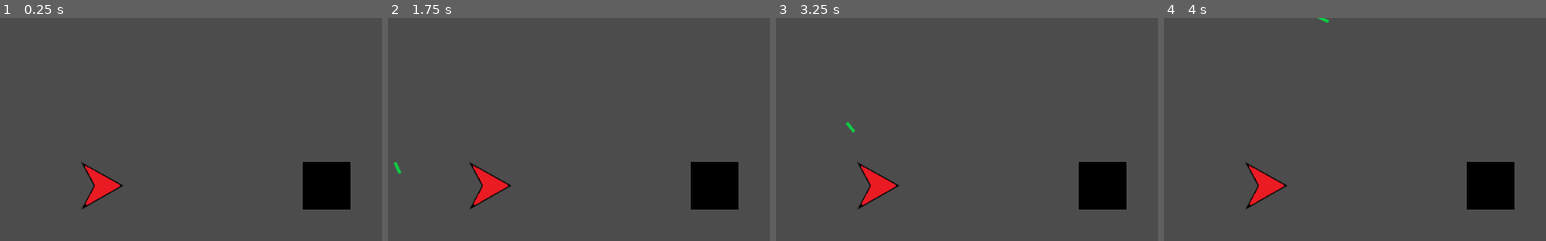
Above: before the commit, frames 1-4 (left to right).
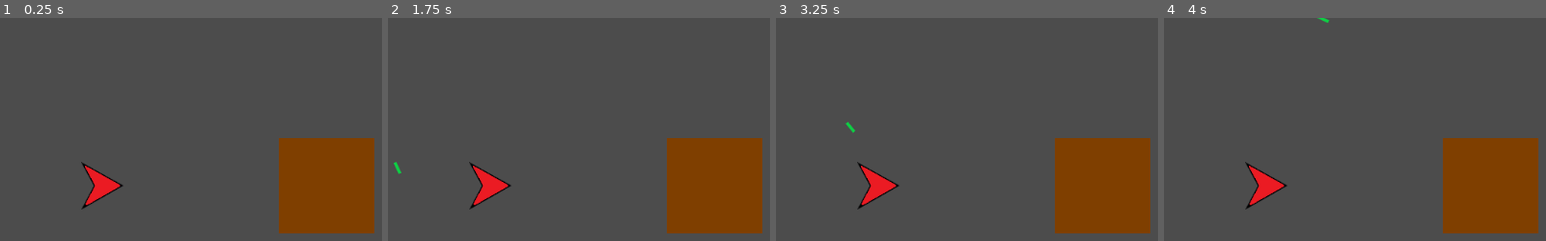
Above: after the commit, the same moments.

Repository: afkpuezo/blinkshooter
Game: Godot game, scene res://demo/demo.tscn
Same seed, same stepped clock (60 frames per second), same inputs: the game is played once before the commit and once after it. The project has no main scene, so this scene is started directly.
Inputs (mouse positions are % of the whole screen's width and height, from its top left):
- Up to frame 1 (0.25 s): no input
- Up to frame 2 (1.75 s): tap Enter at 0.5 s; move the mouse to (72, 45) at 0.52 s; click (72, 45) at 0.6 s; tap Space at 1.25 s; move the mouse to (30, 55) at 1.27 s; click (30, 55) at 1.35 s
- Up to frame 3 (3.25 s): tap Enter at 2 s; move the mouse to (60, 28) at 2.02 s; click (60, 28) at 2.1 s; move the mouse to (45, 70) at 2.77 s; click (45, 70) at 2.85 s
- Up to frame 4 (4 s): tap Space at 3.5 s; move the mouse to (80, 65) at 3.52 s; click (80, 65) at 3.6 s
The pictures show only the part of the screen within x 35-85%, y 46-96%; the shares and areas given below are measured in that part.

The runs differ from the first frame. In frame 1, 11% of the frame differs, in the area x 73-98%, y 53-97%; in frame 2, 11%; in frame 3, 11%; in frame 4, 11%.

Commit message:
removing debug comments

Diff:
--- a/demo/demo.tscn
+++ b/demo/demo.tscn
@@ -49,5 +49,6 @@
 
 [node name="Wall" parent="." instance=ExtResource( 10 )]
 position = Vector2( 800, 500 )
+scale = Vector2( 2, 2 )
 
 [editable path="Player"]
--- a/movement_stats/movement_stats.gd
+++ b/movement_stats/movement_stats.gd
@@ -44,4 +44,5 @@
 
 
 func _ready() -> void:
-	print("DEBUG: acceleration, max_speed: %d, %d" % [ACCELERATION, MAX_SPEED])
+	#print("DEBUG: acceleration, max_speed: %d, %d" % [ACCELERATION, MAX_SPEED])
+	pass
--- a/project.godot
+++ b/project.godot
@@ -64,7 +64,7 @@
 "language": "GDScript",
 "path": "res://hit_boxes/hurt_box.gd"
 }, {
-"base": "Node",
+"base": "Mover",
 "class": "InputMover",
 "language": "GDScript",
 "path": "res://unit/player/input_mover.gd"
@@ -92,7 +92,7 @@
 "base": "KinematicBody2D",
 "class": "Reticle",
 "language": "GDScript",
-"path": "res://unit/player/reticle/reticle.gd"
+"path": "res://ui/reticle/reticle.gd"
 }, {
 "base": "Node2D",
 "class": "Spawner",
@@ -170,7 +170,7 @@
 [autoload]
 
 GameEvents="*res://game_events/game_events.tscn"
-TargetReticle="*res://unit/player/reticle/reticle.tscn"
+TargetReticle="*res://ui/reticle/reticle.tscn"
 GameSpawner="*res://spawner/spawner.gd"
 
 [global]
--- a/terrain/wall/wall.tscn
+++ b/terrain/wall/wall.tscn
@@ -7,6 +7,7 @@
 extents = Vector2( 32, 32 )
 
 [node name="Wall" type="StaticBody2D"]
+z_index = -1
 collision_mask = 0
 script = ExtResource( 2 )
 
--- a/unit/player/reticle/reticle.tscn
+++ b/ui/reticle/reticle.tscn
@@ -1,12 +1,12 @@
 [gd_scene load_steps=9 format=2]
 
-[ext_resource path="res://unit/player/reticle/reticle.gd" type="Script" id=1]
-[ext_resource path="res://unit/player/reticle/mouse.gd" type="Script" id=2]
-[ext_resource path="res://unit/player/reticle/controller.gd" type="Script" id=3]
-[ext_resource path="res://unit/player/reticle/disabled.gd" type="Script" id=4]
-[ext_resource path="res://unit/player/input_mover.gd" type="Script" id=5]
-[ext_resource path="res://unit/player/reticle/reticle.png" type="Texture" id=6]
-[ext_resource path="res://state_machine/state_machine.gd" type="Script" id=7]
+[ext_resource path="res://ui/reticle/reticle.gd" type="Script" id=1]
+[ext_resource path="res://ui/reticle/mouse.gd" type="Script" id=2]
+[ext_resource path="res://state_machine/state_machine.gd" type="Script" id=3]
+[ext_resource path="res://ui/reticle/controller.gd" type="Script" id=4]
+[ext_resource path="res://ui/reticle/reticle.png" type="Texture" id=5]
+[ext_resource path="res://ui/reticle/disabled.gd" type="Script" id=6]
+[ext_resource path="res://unit/player/input_mover.gd" type="Script" id=7]
 [ext_resource path="res://movement_stats/movement_stats.gd" type="Script" id=8]
 
 [node name="Reticle" type="KinematicBody2D"]
@@ -14,7 +14,7 @@
 
 [node name="Sprite" type="Sprite" parent="."]
 visible = false
-texture = ExtResource( 6 )
+texture = ExtResource( 5 )
 
 [node name="VisNodes" type="Node2D" parent="."]
 
@@ -31,21 +31,21 @@
 rect = Rect2( -2, -2, 4, 4 )
 
 [node name="StateMachine" type="Node" parent="."]
-script = ExtResource( 7 )
+script = ExtResource( 3 )
 initial_state = NodePath("Mouse")
 
 [node name="Mouse" type="Node" parent="StateMachine"]
 script = ExtResource( 2 )
 
 [node name="Controller" type="Node" parent="StateMachine"]
-script = ExtResource( 3 )
+script = ExtResource( 4 )
 
 [node name="InputMover" type="Node" parent="StateMachine/Controller"]
-script = ExtResource( 5 )
+script = ExtResource( 7 )
 input_axis = "ui_reticle"
 
 [node name="Disabled" type="Node" parent="StateMachine"]
-script = ExtResource( 4 )
+script = ExtResource( 6 )
 
 [node name="MovementStats" type="Node" parent="."]
 script = ExtResource( 8 )
--- a/unit/enemy/enemy.gd
+++ b/unit/enemy/enemy.gd
@@ -15,5 +15,5 @@
 
 ## the fact that I have to extend this makes me think I'm doing something wrong
 func take_damage(amount, source) -> void:
-	print("DEBUG: enemy taking damage: %d" % amount)
+	#print("DEBUG: enemy taking damage: %d" % amount)
 	.take_damage(amount, source)
--- a/unit/player/input_mover.gd
+++ b/unit/player/input_mover.gd
@@ -1,4 +1,4 @@
-extends Node
+extends Mover
 class_name InputMover
 ## TODO: a better name lol
 ## Listens to a particular input axis and moves this node's owner accordingly.
Binary file changed: terrain/wall/wall.png
Renamed: unit/player/reticle/controller.gd -> ui/reticle/controller.gd
Renamed: unit/player/reticle/disabled.gd -> ui/reticle/disabled.gd
Renamed: unit/player/reticle/mouse.gd -> ui/reticle/mouse.gd
Renamed: unit/player/reticle/reticle.gd -> ui/reticle/reticle.gd
Renamed: unit/player/reticle/reticle.png -> ui/reticle/reticle.png
Not shown, changed: ui/reticle/reticle.png.import
